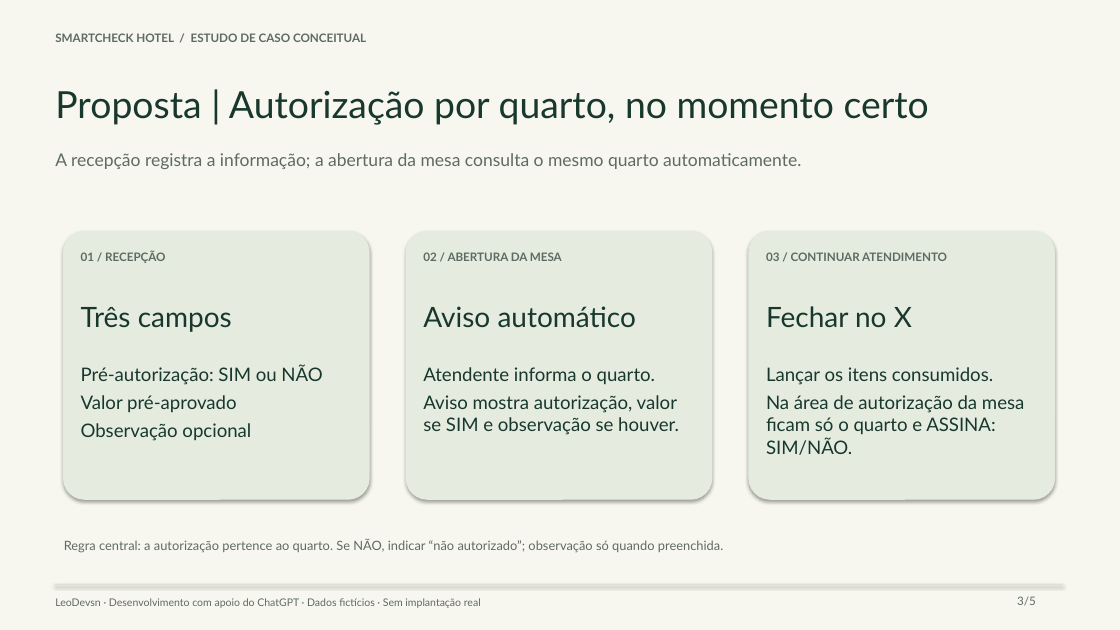
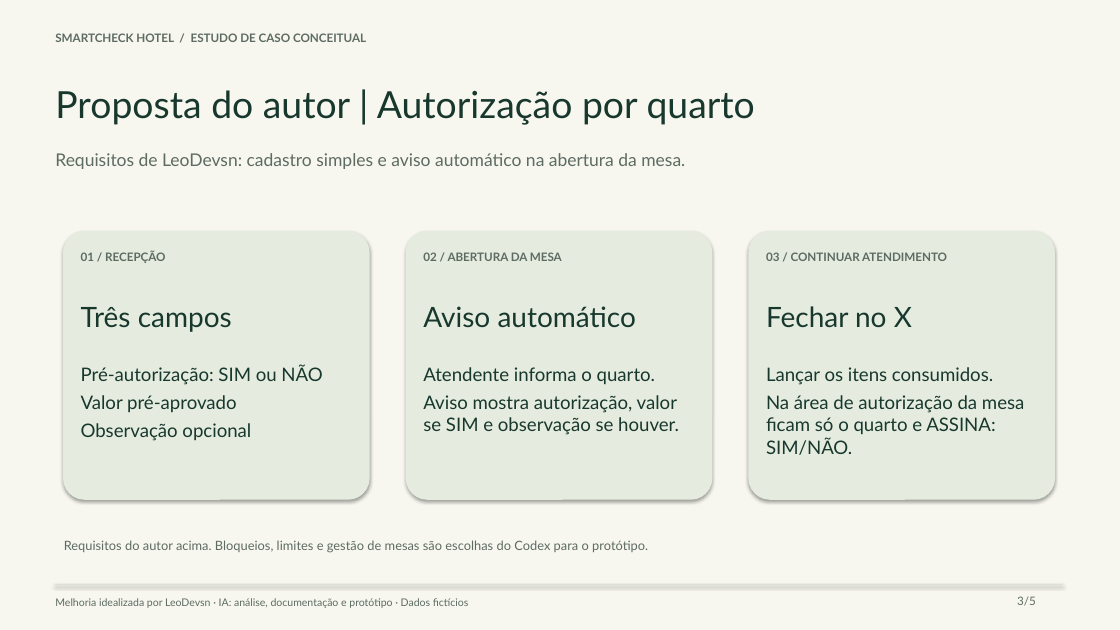
Before and after one commit to LeoDevsn/smartcheck-hotel, a slide deck: slide 3 of apresentacao/SmartCheck_Gestores.pptx. Drawn at 1120x630 pixels with LibreOffice and Linux fonts; fonts in the diff are those of the drawing. Boxes give left, top, right and bottom in pixels: in the first picture for what was removed or moved away, otherwise in the second. Text is boxed around its words. In the diff, an @@ line names an element or a change of style, - is before the commit and + after.

Commit message:
Separa requisitos do autor das escolhas tecnicas do prototipo

```diff
--- a/apresentacao/SmartCheck_Gestores.pptx
+++ b/apresentacao/SmartCheck_Gestores.pptx
@@ text at box(55, 90, 755, 125): text changed @@
-Proposta | Autorização por quarto, no momento certo
+Proposta do autor | Autorização por quarto
@@ text at box(55, 153, 685, 169): text changed @@
-A recepção registra a informação; a abertura da mesa consulta o mesmo quarto automaticamente.
+Requisitos de LeoDevsn: cadastro simples e aviso automático na abertura da mesa.
@@ text at box(64, 540, 648, 553): text changed @@
-Regra central: a autorização pertence ao quarto. Se NÃO, indicar “não autorizado”; observação só quando preenchida.
+Requisitos do autor acima. Bloqueios, limites e gestão de mesas são escolhas do Codex para o protótipo.
@@ text at box(55, 598, 469, 608): text changed @@
-LeoDevsn · Desenvolvimento com apoio do ChatGPT · Dados fictícios · Sem implantação real
+Melhoria idealizada por LeoDevsn · IA: análise, documentação e protótipo · Dados fictícios
```
Also in this commit, not shown: 4 other slides changed, 7 other files.
